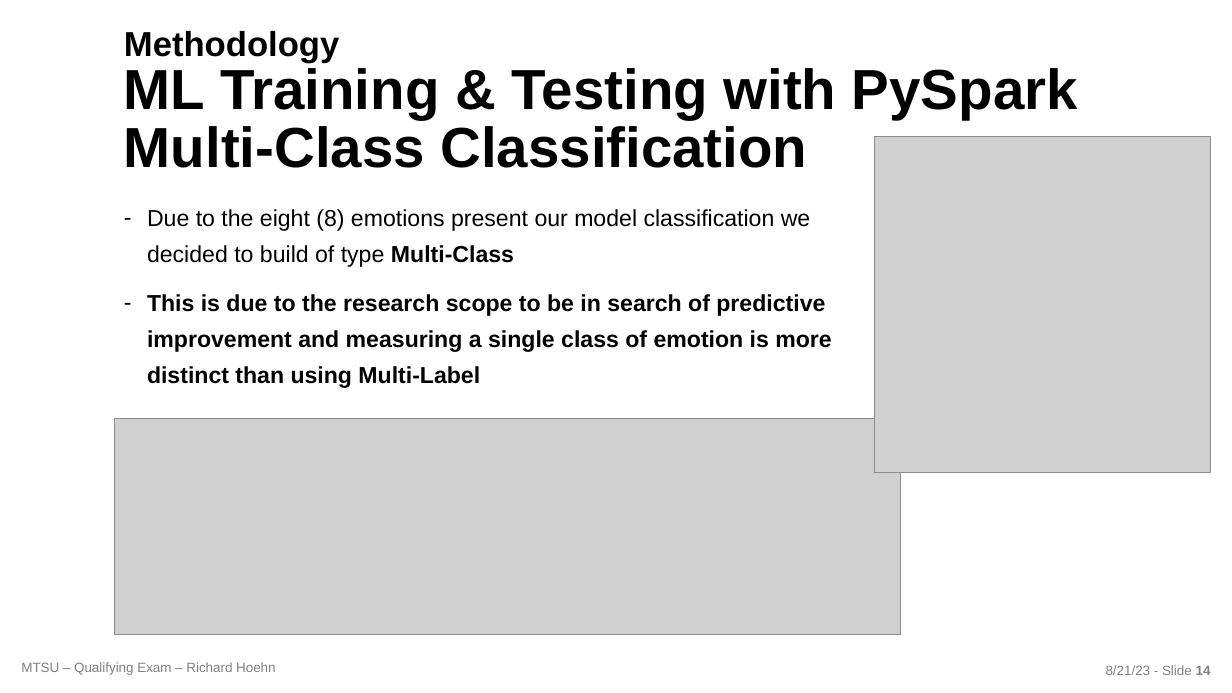
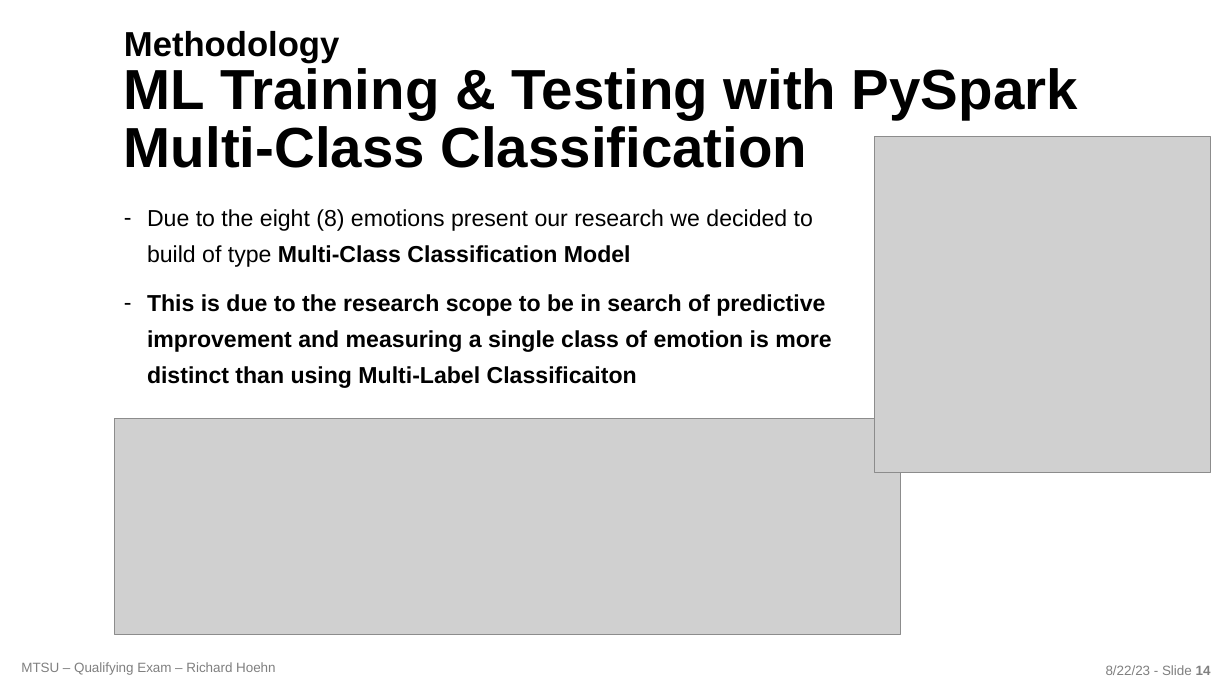
Before and after one commit to richardhoehn/mtsu.coms.qualifying-exam, a slide deck: slide 14 of presentation/COMS_Qualifying_Exam-2023-08-21.pptx. Drawn at 1232x693 pixels with LibreOffice and Linux fonts; fonts in the diff are those of the drawing; grey boxes stand for pictures; background and template pictures are left out. Boxes give left, top, right and bottom in pixels: in the first picture for what was removed or moved away, otherwise in the second. Text is boxed around its words. In the diff, an @@ line names an element or a change of style, - is before the commit and + after.

```diff
--- a/presentation/COMS_Qualifying_Exam-2023-08-21.pptx
+++ b/presentation/COMS_Qualifying_Exam-2023-08-21.pptx
@@ text at bbox=[147, 209, 831, 388]: text changed @@
-– Due to the eight (8) emotions present our model classification we decided to build of type Multi-Class
-– This is due to the research scope to be in search of predictive improvement and measuring a single class of emotion is more distinct than using Multi-Label
+– Due to the eight (8) emotions present our research we decided to build of type Multi-Class Classification Model
+– This is due to the research scope to be in search of predictive improvement and measuring a single class of emotion is more distinct than using Multi-Label Classificaiton
@@ text at bbox=[1106, 665, 1211, 675]: text changed @@
-8/21/23 - Slide 14
+8/22/23 - Slide 14
```
Also in this commit, not shown: 16 other slides changed, 1 slide added, 5 other files.
